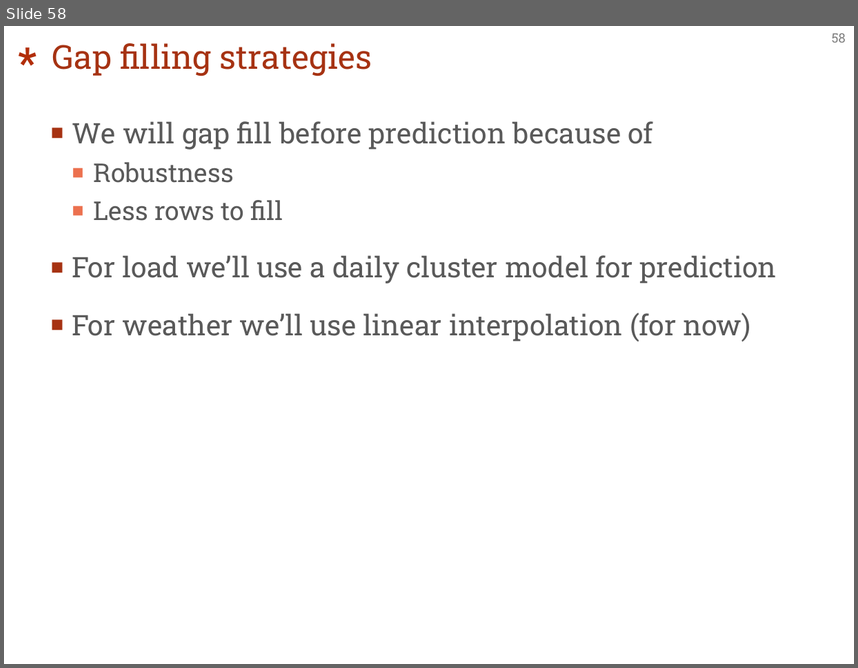
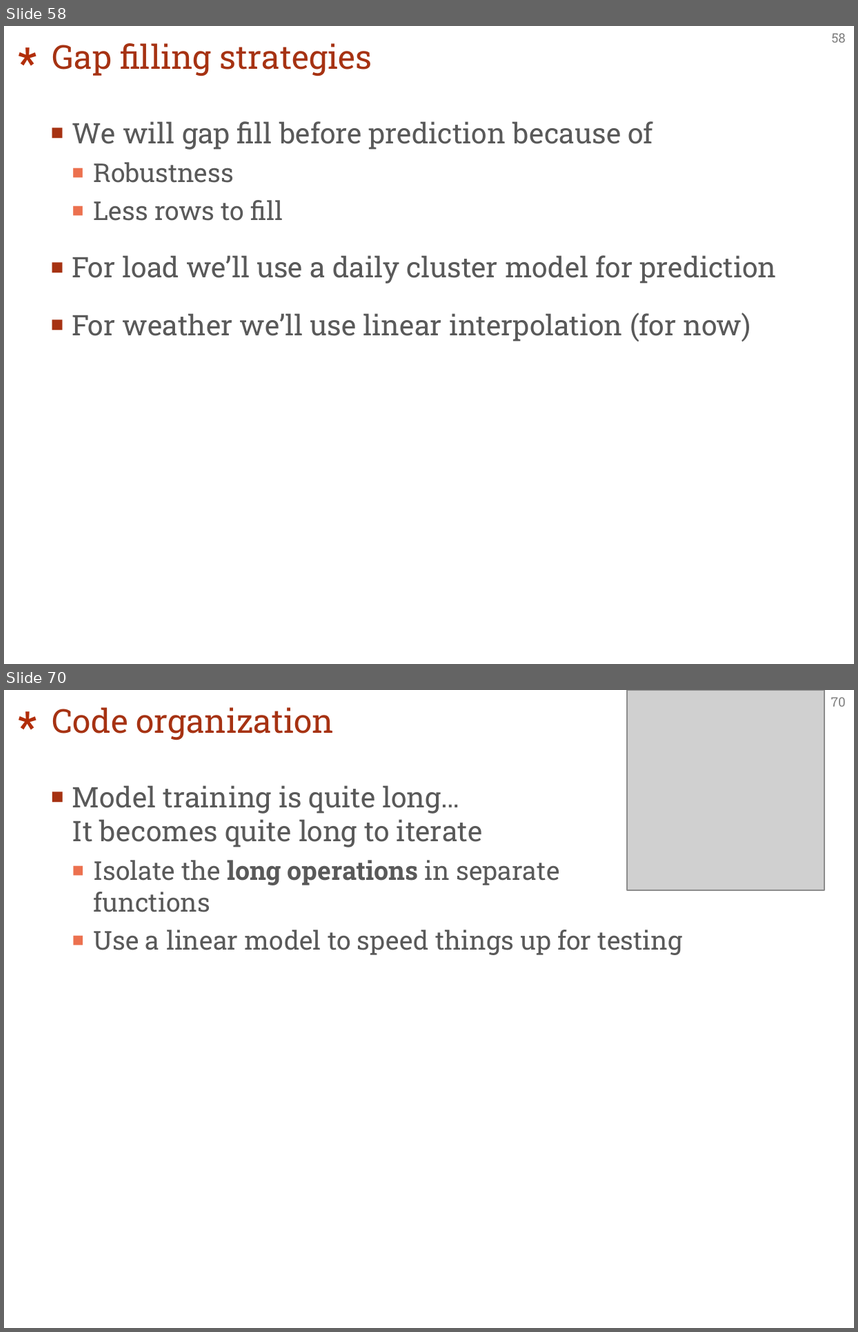
Before and after one commit to EBlonkowski/tshandy, a slide deck: architecture/architecture.pptx. Shown one above the other, each under a label of ours: slide 58 before the commit, slides 58 and 70 after it; the slides between them are not shown. The pictures are 858x668 and 858x1332 pixels, drawn with LibreOffice and Linux fonts; fonts in the diff are those of the drawing; grey boxes stand for pictures. Boxes give left, top, right and bottom in pixels: in the first picture for what was removed or moved away, otherwise in the second. Text is boxed around its words. In the diff, an @@ line names an element or a change of style, - is before the commit and + after.

```diff
--- a/architecture/architecture.pptx
+++ b/architecture/architecture.pptx
@@ slide 70 added at box(4, 690, 854, 1328), background #FFFFFF; not listed: 2 template elements that a slide beside it also shows @@
@@ title added at box(52, 707, 334, 740), 28 pt, text #A63212 @@
+Code organization
@@ picture added at box(627, 690, 824, 890) @@
@@ text added at box(72, 785, 683, 955), 22 pt, text #595959 @@
+■ Model training is quite long…
+  It becomes quite long to iterate
+  ■ Isolate the long operations in separate
+    functions
+  ■ Use a linear model to speed things up for testing
```
Also in this commit, not shown: 13 other slides added, 5 other files.
